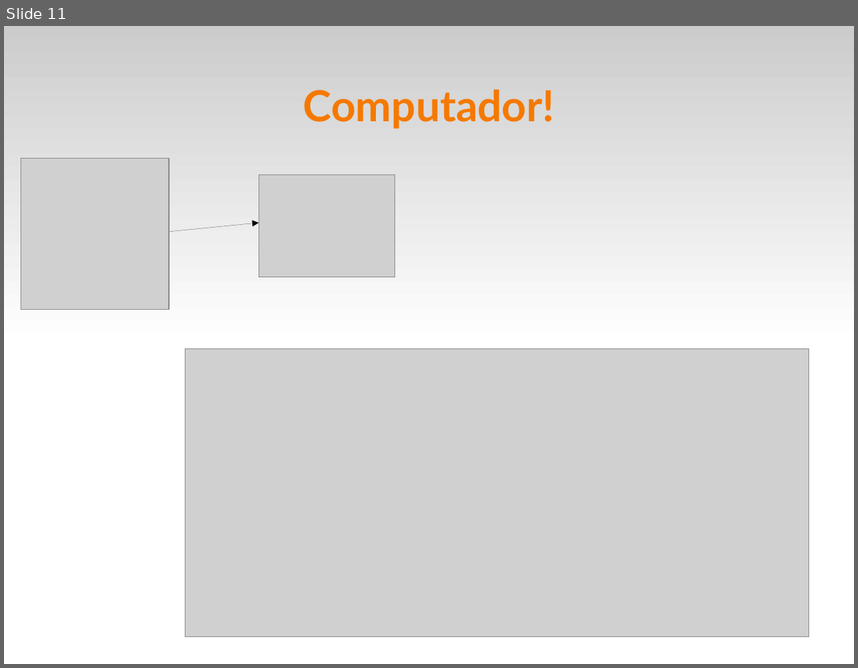
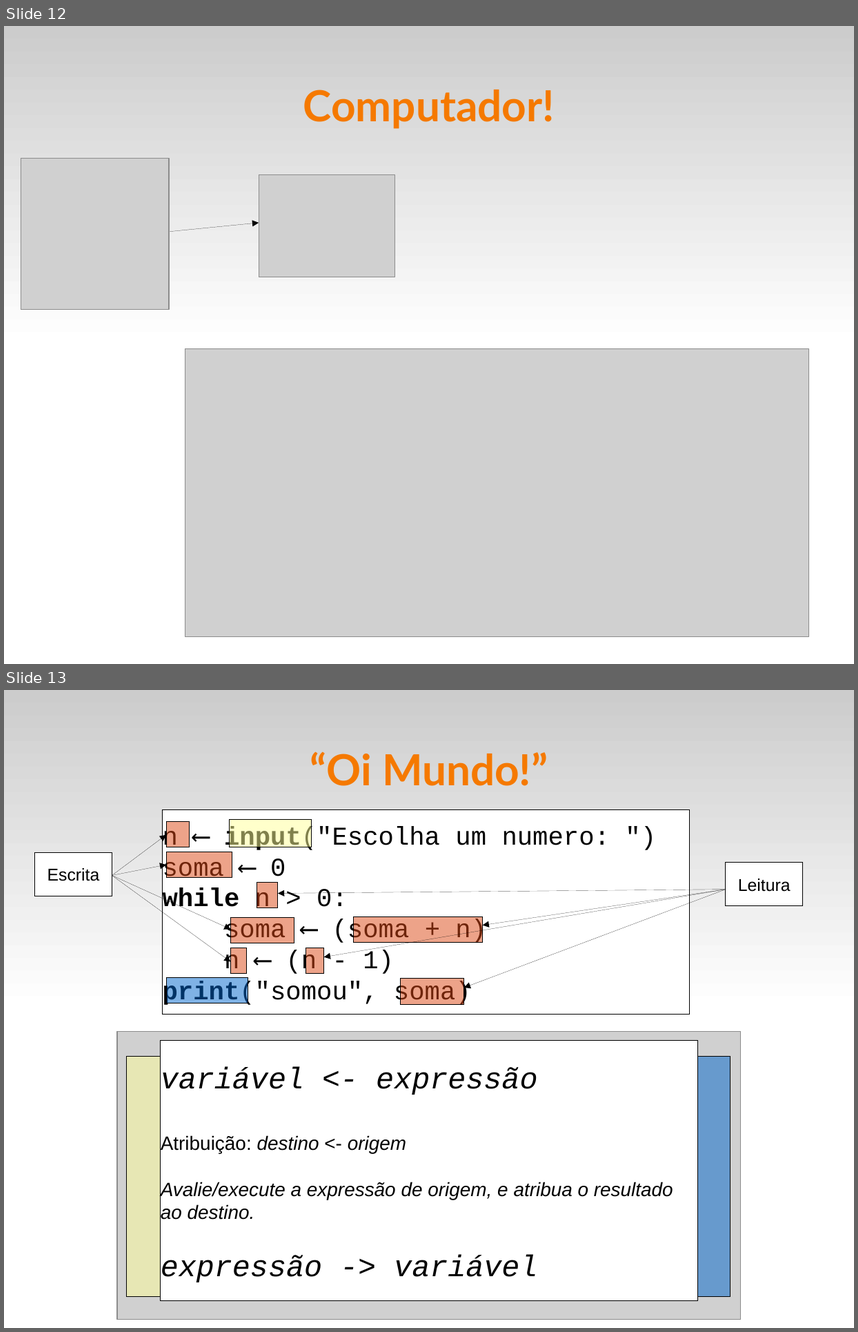
Before and after one commit to fsantanna-uerj/IPD, a slide deck: slides/ipd-01.odp. Shown one above the other, each under a label of ours: slide 11 before the commit, slides 12 and 13 after it. The pictures are 858x668 and 858x1332 pixels, drawn with LibreOffice and Linux fonts; fonts in the diff are those of the drawing; grey boxes stand for pictures. Boxes give left, top, right and bottom in pixels: in the first picture for what was removed or moved away, otherwise in the second. Text is boxed around its words. In the diff, an @@ line names an element or a change of style, - is before the commit and + after.

```diff
--- a/slides/ipd-01.odp
+++ b/slides/ipd-01.odp
@@ slide 13 added at (4, 690, 854, 1328), background #FFFFFF; not listed: 1 template element that a slide beside it also shows @@
@@ title added at (310, 751, 548, 786), 40 pt, text #F57900, bold @@
+“Oi Mundo!”
@@ rectangle added at (163, 809, 691, 1014), fill #FFFFFF, outline #000000 0 pt, 24 pt, text #000000 @@
+n ⟵ input("Escolha um numero: ")
+soma ⟵ 0
+while n > 0:
+soma ⟵ (soma + n)
+n ⟵ (n - 1)
+print("somou", soma)
@@ rectangle added at (166, 821, 189, 847), fill #DD4814 at 50% opacity, outline #000000 0 pt @@
@@ rectangle added at (229, 820, 311, 847), fill #FFFF99 at 50% opacity, outline #000000 0 pt @@
@@ rectangle added at (35, 853, 112, 896), fill #FFFFFF, outline #000000 0 pt, 16 pt, text #000000 @@
+Escrita
@@ arrow added from (112, 875) to (166, 835), #000000 0 pt @@
@@ rectangle added at (166, 852, 232, 878), fill #DD4814 at 50% opacity, outline #000000 0 pt @@
@@ arrow added from (112, 875) to (166, 865), #000000 0 pt @@
@@ arrow added from (112, 875) to (231, 929), #000000 0 pt @@
@@ arrow added from (112, 875) to (231, 962), #000000 0 pt @@
@@ rectangle added at (726, 862, 803, 905), fill #FFFFFF, outline #000000 0 pt, 16 pt, text #000000 @@
+Leitura
@@ rectangle added at (257, 882, 278, 908), fill #DD4814 at 50% opacity, outline #000000 0 pt @@
@@ arrow added from (726, 889) to (278, 893), #000000 0 pt @@
@@ arrow added from (726, 889) to (324, 957), #000000 0 pt @@
@@ arrow added from (726, 889) to (464, 988), #000000 0 pt @@
@@ arrow added from (726, 889) to (483, 925), #000000 0 pt @@
@@ rectangle added at (353, 917, 482, 943), fill #DD4814 at 50% opacity, outline #000000 0 pt @@
@@ rectangle added at (231, 918, 294, 944), fill #DD4814 at 50% opacity, outline #000000 0 pt @@
@@ rectangle added at (231, 947, 246, 974), fill #DD4814 at 50% opacity, outline #000000 0 pt @@
@@ rectangle added at (306, 947, 324, 974), fill #DD4814 at 50% opacity, outline #000000 0 pt @@
@@ rectangle added at (167, 978, 248, 1003), fill #0066CC at 50% opacity, outline #000000 0 pt @@
@@ rectangle added at (401, 978, 464, 1005), fill #DD4814 at 50% opacity, outline #000000 0 pt @@
@@ picture added at (117, 1031, 742, 1319) @@
@@ rectangle added at (161, 1041, 697, 1300), fill #FFFFFF, outline #000000 0 pt, 18 pt, text #000000, italic @@
+variável <- expressão
+Atribuição: destino <- origem
+Avalie/execute a expressão de origem, e atribua o resultado ao destino.
+expressão -> variável
@@ rectangle added at (127, 1056, 277, 1297), fill #FFFF99 at 50% opacity, outline #000000 0 pt @@
@@ rectangle added at (580, 1056, 731, 1297), fill #0066CC at 50% opacity, outline #000000 0 pt @@
@@ what was slide 11 is now slide 12 @@
```
Also in this commit, not shown: 2 slides changed, 2 other slides added, 2 slides removed, 2 other files.
